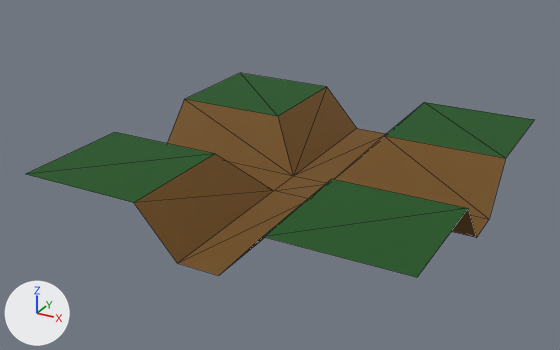
The glTF model dist/assets/models/trench5.glb: old version first, new version second.
Both versions are drawn from a camera (50 mm lens) standing at (1.76, -3.44, 1.52) and looking at (-0.09, -0.07, -0.17). The lights are fixed; the arrows at lower left show +X, +Y and +Z. Mesh edges are drawn as thin lines. Vertices at the same position are counted once.

Script lines for the objects in view, before the commit:
```python
me_cube_010 = bpy.data.meshes.new('Cube.010')
me_cube_010.from_pydata(...)  # 28 vertices, 34 faces; spans x -1.0..1.0, y -1.0..1.0, z -0.25..0.0
me_cube_010.materials.append(mat_trench)  # picture img_ground
# before: 4 (-0.33, 1.0, 0.0) at pixel (326, 86), 5 (0.33, 1.0, 0.0) at pixel (424, 102), 6 (0.33, -0.33, 0.0) at pixel (331, 178), 7 (-0.33, -0.33, 0.0) at pixel (215, 153), 12 (-1.0, -0.33, 0.0) at pixel (114, 132)
# before: 13 (1.0, -0.33, 0.0) at pixel (468, 208), 14 (-0.33, -1.0, 0.0) at pixel (133, 202), 15 (0.33, -1.0, 0.0) at pixel (262, 236), 16 (-1.0, 1.0, 0.0) at pixel (240, 72), 17 (1.0, 1.0, 0.0) at pixel (534, 119)
# before: 18 (0.33, 0.33, 0.0) at pixel (383, 135), 19 (-0.33, 0.33, 0.0) at pixel (277, 116), 22 (-1.0, 0.33, 0.0) at pixel (184, 99), 24 (1.0, 0.33, 0.0) at pixel (505, 158), 26 (-1.0, -1.0, 0.0) at pixel (25, 174)
# before: 27 (1.0, -1.0, 0.0) at pixel (417, 277)
ob_trench5 = bpy.data.objects.new('Trench5', me_cube_010)
ob_trench5.location = (0.0, 0.0, 0.0)
```
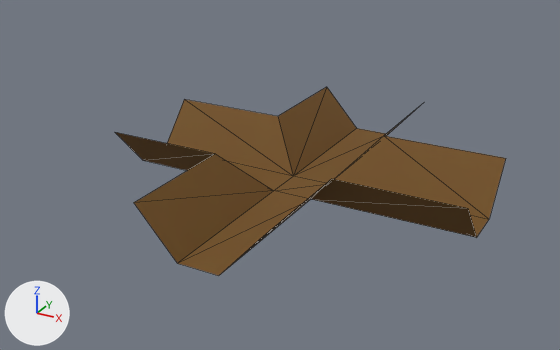
Where the change shows, as pixel boxes (x1, y1, x2, y2) in the pictures (560 x 350 px):
'Trench5', reshaped (23% narrower, 8% shorter): before (27, 73, 534, 277); after (115, 87, 506, 275)
part 1 of me_cube_010, deleted (green): before (27, 73, 534, 277)

What the commit changed:
me_cube_010 is used by ob_trench5; location (0.0, 0.0, 0.0).
Verts and faces of me_cube_010; kept vertices keep their numbers, new ones are numbered from 28.
me_cube_010 had 28 vertices, 34 faces and spanned x -1.0..1.0, y -1.0..1.0, z -0.25..0.0.
me_cube_010 now has 24 vertices, 26 faces and spans x -1.0..1.0, y -1.0..1.0, z -0.25..0.0.
Part 1, on me_cube_010:
Vertices deleted: 16, 17, 26, 27 (with the faces that use them).
Faces deleted: (6, 15, 13), (5, 18, 24).
